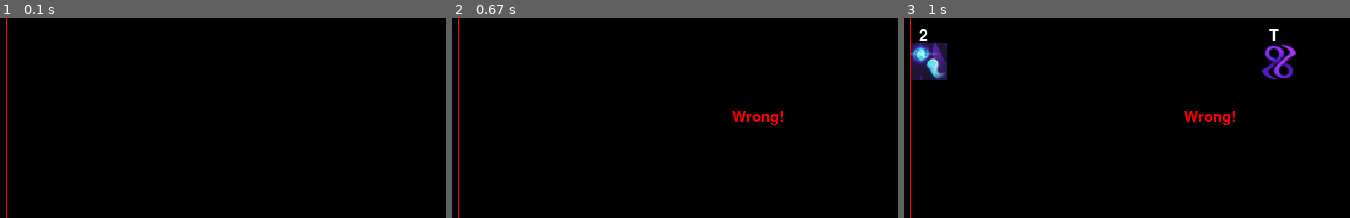
Above: before the commit, frames 1-3 (left to right).
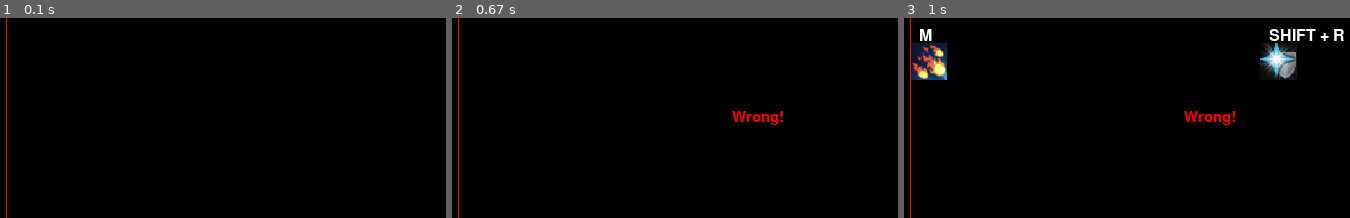
Above: after the commit, the same moments.

Repository: blueboy4g/RS_Trainer
Game: pygame game, started from Test2.py
Two runs of this game, one before a commit and one after it. Both use one fixed random seed, a clock stepped at 60 frames per second and the inputs below.
Inputs (mouse positions are in pixels of both pictures, inside the frame that each line leads up to):
- Up to frame 1 (0.1 s): no input
- Up to frame 2 (0.67 s): click (759, 118) at 0.38 s
- Up to frame 3 (1 s): tap Enter at 0.67 s

Frames 1-2 are identical in both runs. In frame 3, 3.2% of the frame differs, in the area x 1-99%, y 5-31%.

Commit message:
Adding Magic telos test

Diff:
--- /dev/null
+++ b/PVM_Discord2.txt
@@ -0,0 +1,18 @@
+<:magmatempest:902209626509025290> → <:devo:513190158728953857> → <:surge:535533810004262912> → <:meta:535533811304497183> + <:smokecloud:856635090641879050> + <:vulnbomb:655341074235129858> → <:roarofawakening:1266417538045317121> →  <:comb:535533833098100745> → <:gconc:869285393223254107> → <:dbreath:535533833391702017> → <:tsunami:535533809995874304> → <:bd:535532854281764884> → <:gconc:869285393223254107> → <:impact:535533809655873556> → <:wrack:1257439366708592651>
+
+
+ → <:fsoa:869284271595069451> <:spec:537340400273195028> → <:gconc:869285393223254107> → <:smoketendrils:536257336130404372> (7t)→ <:escape:535541258832052231> → <:gconc:869285393223254107> → <:omni:535533809664262179> → <:ibansstaff:1215929543068618752> <:eofspec:1257438999794946099> → <:gconc:869285393223254107> → <:dbreath:535533833391702017>
+
+→ <:gconc:869285393223254107> → <:wm:535533809978966037> → <:roarofawakening:1266417538045317121> <:spec:537340400273195028> → <:comb:535533833098100745> → <:vulnbomb:655341074235129858> → <:bd:535532854281764884> + <:gconc:869285393223254107> → <:asphyx:535533833072672778> → <:wrack:1257439366708592651> → <:surge:535533810004262912>
+
+Note: Use Fsoa + Channelers p4-5
+
+<:omni:535533809664262179> → <:ibansstaff:1215929543068618752> <:eofspec:1257438999794946099> →
+
+<:divert:787904334377648130> → <:reflect:535541258786177064> → <:smokecloud:856635090641879050> + <:anti:535541306475151390> → <:prep:535541258546970624> → <:comb:535533833098100745> → <:deto:535533833358016512> → <:deto:535533833358016512> + <:gconc:869285393223254107> → <:asphyx:535533833072672778> → <:gstaff:513203008608141314> <:eofspec:1257438999794946099> + <:surge:535533810004262912> → <:dbreath:535533833391702017>
+
+→ <:res:535541258844635148> → <:gchain:1257440278512537740> → <:freedom:535541258240786434> → <:prep:535541258546970624> → <:tsunami:535533809995874304> → <:omni:535533809664262179> → <:gconc:869285393223254107>
+
+<:dbreath:535533833391702017> → <:anti:535541306475151390> → <:devo:513190158728953857> → <:res:535541258844635148> →
+
+<:smokecloud:856635090641879050> + <:fsoa:869284271595069451> <:spec:537340400273195028> → <:roarofawakening:1266417538045317121> <:spec:537340400273195028> → <:divert:787904334377648130> → <:reflect:535541258786177064> → <:meta:535533811304497183> → <:gconc:869285393223254107> → <:omni:535533809664262179> + <:dive:1049378668197195808> → <:wm:535533809978966037> → <:ibansstaff:1215929543068618752> <:eofspec:1257438999794946099>
--- a/Rotation_Creation.py
+++ b/Rotation_Creation.py
@@ -3,7 +3,7 @@
 from TestConfig import ABILITY_KEYBINDS
 import json
 
-TextFile = "PVM_Discord.txt"
+TextFile = "PVM_Discord2.txt"
 
 ALIASES = {
     "(tc)": "<:Target_Cycle:000000000000000000>",  # Replace with actual emoji ID if needed
@@ -35,6 +35,8 @@
     "anticlearheaded": "Anticipation",
     "res": "Resonance",
     "prep": "Preparation",
+    "meta": "Metamorphosis",
+    "bd": "Bladed Dive",
 
 }
 
--- /dev/null
+++ b/TelosMagic.json
@@ -0,0 +1,302 @@
+[
+  {
+    "tick": 4,
+    "ability": "Magma_Tempest"
+  },
+  {
+    "tick": 7,
+    "ability": "Devotion"
+  },
+  {
+    "tick": 10,
+    "ability": "Surge"
+  },
+  {
+    "tick": 13,
+    "ability": "Metamorphosis"
+  },
+  {
+    "tick": 13,
+    "ability": "Smoke_Cloud"
+  },
+  {
+    "tick": 13,
+    "ability": "Vulnerability_bomb"
+  },
+  {
+    "tick": 16,
+    "ability": "Roar_Of_Awakening"
+  },
+  {
+    "tick": 19,
+    "ability": "Combust"
+  },
+  {
+    "tick": 22,
+    "ability": "Greater_Concentrated_Blast"
+  },
+  {
+    "tick": 25,
+    "ability": "Dragon_Breath"
+  },
+  {
+    "tick": 28,
+    "ability": "Tsunami"
+  },
+  {
+    "tick": 31,
+    "ability": "Bladed Dive"
+  },
+  {
+    "tick": 34,
+    "ability": "Greater_Concentrated_Blast"
+  },
+  {
+    "tick": 37,
+    "ability": "Impact"
+  },
+  {
+    "tick": 40,
+    "ability": "Wrack"
+  },
+  {
+    "tick": 43,
+    "ability": "Fractured_Staff_Of_Armadyl"
+  },
+  {
+    "tick": 43,
+    "ability": "Weapon_Special_Attack"
+  },
+  {
+    "tick": 46,
+    "ability": "Greater_Concentrated_Blast"
+  },
+  {
+    "tick": 49,
+    "ability": "Smoke_Tendrils"
+  },
+  {
+    "tick": 52,
+    "ability": "Escape"
+  },
+  {
+    "tick": 55,
+    "ability": "Greater_Concentrated_Blast"
+  },
+  {
+    "tick": 58,
+    "ability": "Omnipower"
+  },
+  {
+    "tick": 61,
+    "ability": "Essence_of_Finality"
+  },
+  {
+    "tick": 64,
+    "ability": "Greater_Concentrated_Blast"
+  },
+  {
+    "tick": 67,
+    "ability": "Dragon_Breath"
+  },
+  {
+    "tick": 70,
+    "ability": "Greater_Concentrated_Blast"
+  },
+  {
+    "tick": 73,
+    "ability": "Wild_Magic"
+  },
+  {
+    "tick": 76,
+    "ability": "Roar_Of_Awakening"
+  },
+  {
+    "tick": 76,
+    "ability": "Weapon_Special_Attack"
+  },
+  {
+    "tick": 79,
+    "ability": "Combust"
+  },
+  {
+    "tick": 82,
+    "ability": "Vulnerability_bomb"
+  },
+  {
+    "tick": 85,
+    "ability": "Bladed Dive"
+  },
+  {
+    "tick": 85,
+    "ability": "Greater_Concentrated_Blast"
+  },
+  {
+    "tick": 88,
+    "ability": "Asphyxiate"
+  },
+  {
+    "tick": 91,
+    "ability": "Wrack"
+  },
+  {
+    "tick": 94,
+    "ability": "Surge"
+  },
+  {
+    "tick": 94,
+    "ability": "Omnipower"
+  },
+  {
+    "tick": 97,
+    "ability": "Essence_of_Finality"
+  },
+  {
+    "tick": 100,
+    "ability": "Divert"
+  },
+  {
+    "tick": 103,
+    "ability": "Reflect"
+  },
+  {
+    "tick": 106,
+    "ability": "Smoke_Cloud"
+  },
+  {
+    "tick": 106,
+    "ability": "Anticipation"
+  },
+  {
+    "tick": 109,
+    "ability": "Preparation"
+  },
+  {
+    "tick": 112,
+    "ability": "Combust"
+  },
+  {
+    "tick": 115,
+    "ability": "Detonate"
+  },
+  {
+    "tick": 118,
+    "ability": "Detonate"
+  },
+  {
+    "tick": 118,
+    "ability": "Greater_Concentrated_Blast"
+  },
+  {
+    "tick": 121,
+    "ability": "Asphyxiate"
+  },
+  {
+    "tick": 124,
+    "ability": "Essence_of_Finality"
+  },
+  {
+    "tick": 124,
+    "ability": "Surge"
+  },
+  {
+    "tick": 127,
+    "ability": "Dragon_Breath"
+  },
+  {
+    "tick": 130,
+    "ability": "Resonance"
+  },
+  {
+    "tick": 133,
+    "ability": "Chain"
+  },
+  {
+    "tick": 136,
+    "ability": "[Freedom]"
+  },
+  {
+    "tick": 139,
+    "ability": "Preparation"
+  },
+  {
+    "tick": 142,
+    "ability": "Tsunami"
+  },
+  {
+    "tick": 145,
+    "ability": "Omnipower"
+  },
+  {
+    "tick": 148,
+    "ability": "Greater_Concentrated_Blast"
+  },
+  {
+    "tick": 148,
+    "ability": "Dragon_Breath"
+  },
+  {
+    "tick": 151,
+    "ability": "Anticipation"
+  },
+  {
+    "tick": 154,
+    "ability": "Devotion"
+  },
+  {
+    "tick": 157,
+    "ability": "Resonance"
+  },
+  {
+    "tick": 160,
+    "ability": "Smoke_Cloud"
+  },
+  {
+    "tick": 160,
+    "ability": "Fractured_Staff_Of_Armadyl"
+  },
+  {
+    "tick": 160,
+    "ability": "Weapon_Special_Attack"
+  },
+  {
+    "tick": 163,
+    "ability": "Roar_Of_Awakening"
+  },
+  {
+    "tick": 163,
+    "ability": "Weapon_Special_Attack"
+  },
+  {
+    "tick": 166,
+    "ability": "Divert"
+  },
+  {
+    "tick": 169,
+    "ability": "Reflect"
+  },
+  {
+    "tick": 172,
+    "ability": "Metamorphosis"
+  },
+  {
+    "tick": 175,
+    "ability": "Greater_Concentrated_Blast"
+  },
+  {
+    "tick": 178,
+    "ability": "Omnipower"
+  },
+  {
+    "tick": 178,
+    "ability": "Dive"
+  },
+  {
+    "tick": 181,
+    "ability": "Wild_Magic"
+  },
+  {
+    "tick": 184,
+    "ability": "Essence_of_Finality"
+  }
+]
--- a/Test2.py
+++ b/Test2.py
@@ -36,7 +36,7 @@
 tick_bars = []  # Store tick bars
 
 # Load note sequences
-with open("../RS_Trainer/Telos_Necro.json") as f:
+with open("../RS_Trainer/TelosMagic.json") as f:
     note_sequence = json.load(f)
 
 # Game variables
